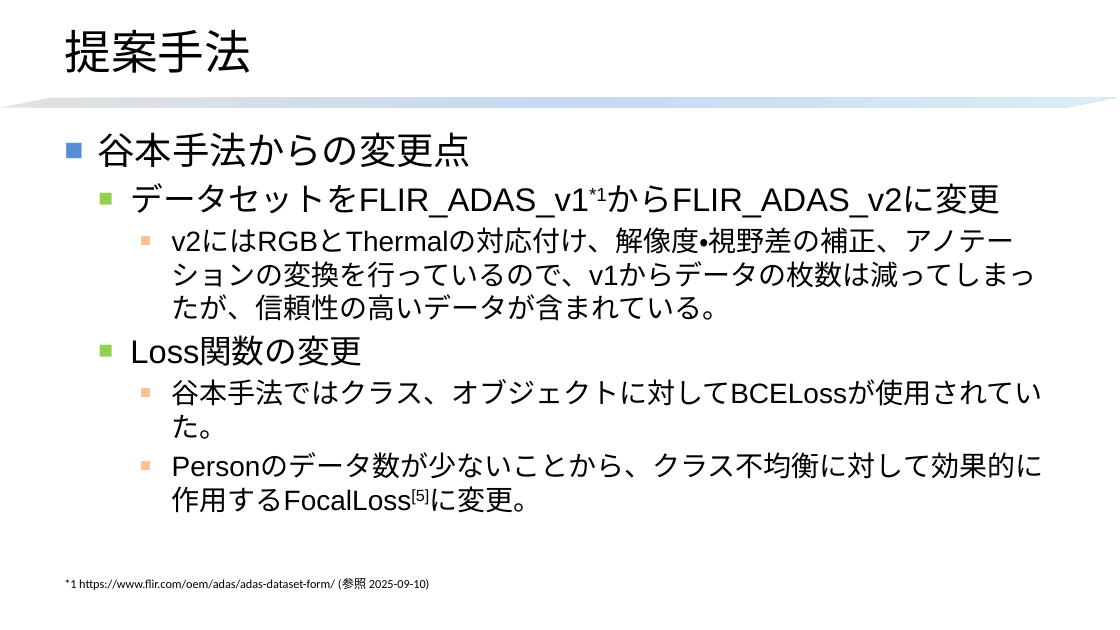
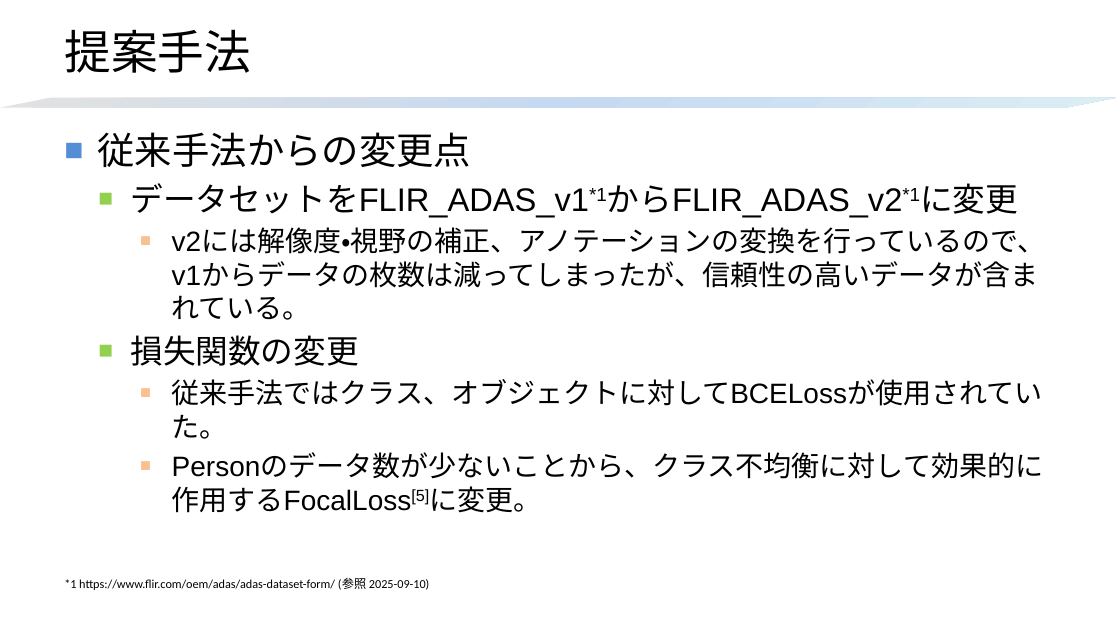
Before and after one commit to HagiriMigita/MDLab, a slide deck: slide 9 of kato.t2.pptx (slide 6 before the commit). Drawn at 1120x630 pixels with LibreOffice and Linux fonts; fonts in the diff are those of the drawing. Boxes give left, top, right and bottom in pixels: in the first picture for what was removed or moved away, otherwise in the second. Text is boxed around its words. In the diff, an @@ line names an element or a change of style, - is before the commit and + after.

```diff
--- a/kato.t2.pptx
+++ b/kato.t2.pptx
@@ text at (98, 132, 1046, 439): text changed @@
-■ 谷本手法からの変更点
-  ■ データセットをFLIR_ADAS_v1*1からFLIR_ADAS_v2に変更
-    ■ v2にはRGBとThermalの対応付け、解像度・視野差の補正、アノテーションの変換を行っているので、v1からデータの枚数は減ってしまったが、信頼性の高いデータが含まれている。
-  ■ Loss関数の変更
-    ■ 谷本手法ではクラス、オブジェクトに対してBCELossが使用されていた。
+■ 従来手法からの変更点
+  ■ データセットをFLIR_ADAS_v1*1からFLIR_ADAS_v2*1に変更
+    ■ v2には解像度・視野の補正、アノテーションの変換を行っているので、v1からデータの枚数は減ってしまったが、信頼性の高いデータが含まれている。
+  ■ 損失関数の変更
+    ■ 従来手法ではクラス、オブジェクトに対してBCELossが使用されていた。
```
Also in this commit, not shown: 13 other slides changed, 2 slides added, 2 slides removed.
